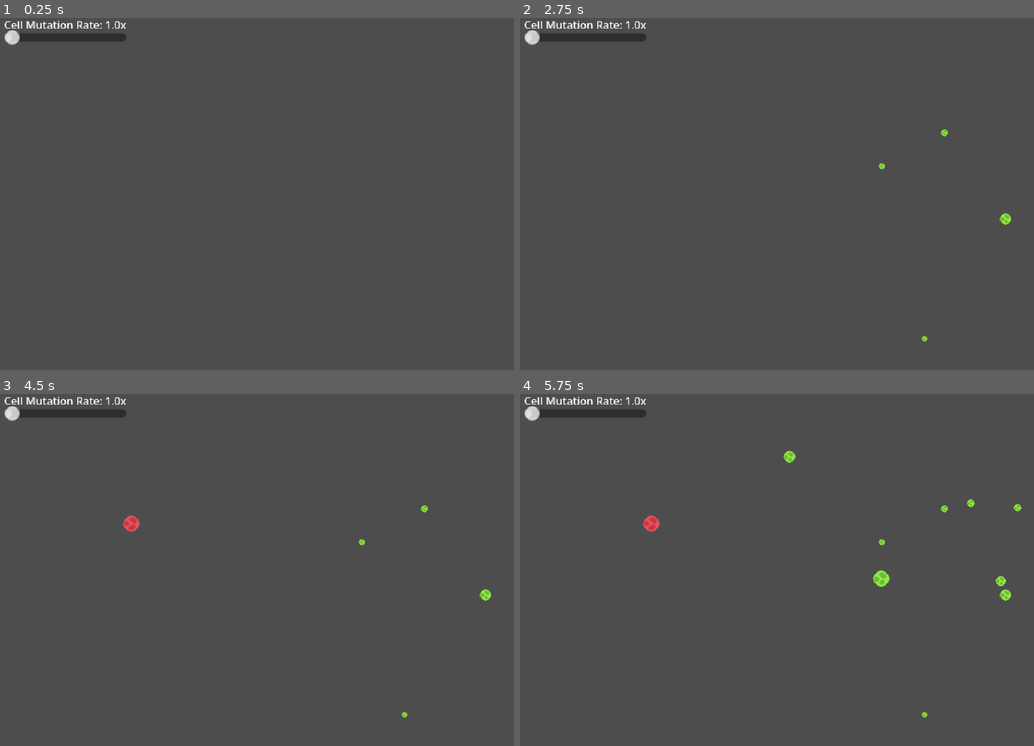
Above: before the commit, frames 1-4 (two rows, left to right).
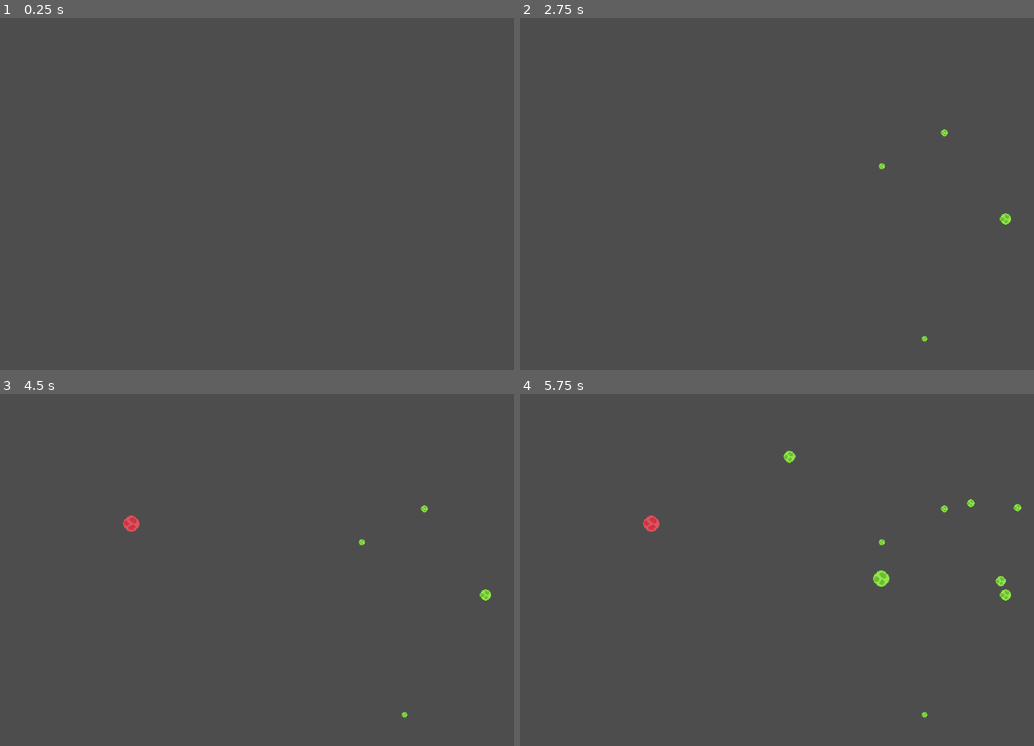
Above: after the commit, the same moments.

Repository: 255-Ping/Cells
Game: Godot game, scene res://Assets/Scenes/main.tscn
Same seed, same stepped clock (60 frames per second), same inputs: the game is played once before the commit and once after it.
Inputs (mouse positions are in pixels of both pictures, inside the frame that each line leads up to):
- Up to frame 1 (0.25 s): no input
- Up to frame 2 (2.75 s): tap Enter at 0.5, 2 s; move the mouse to (992, 183) at 0.52 s; tap S (camera_move_down) at 0.6 s; click (992, 183) at 0.67 s; tap Space at 1.25 s; move the mouse to (715, 222) at 1.27 s; tap A (camera_move_left) at 1.35 s; click (715, 222) at 1.42 s; move the mouse to (915, 120) at 2.02 s; tap D (camera_move_right) at 2.1 s; click (915, 120) at 2.17 s
- Up to frame 3 (4.5 s): move the mouse to (298, 650) at 2.77 s; tap W (camera_move_up) at 2.85 s; click (298, 650) at 2.92 s; tap Space at 3.5 s; move the mouse to (outside the picture) at 3.52 s; click (outside the picture) at 3.6 s; tap Enter at 4.25 s; move the mouse to (133, 524) at 4.27 s; tap M (spawn_meat) at 4.35 s; click (133, 524) at 4.42 s
- Up to frame 4 (5.75 s): tap Space at 5 s; move the mouse to (879, 577) at 5.02 s; tap P (spawn_plant) at 5.1 s; click (879, 577) at 5.17 s

The runs differ from the first frame. In frame 1, 0.8% of the frame differs, in the area x 0-25%, y 0-8%; in frame 2, 0.8%; in frame 3, 0.8%; in frame 4, 0.8%.

Commit message:
Added camera zoom and performance enhancements

Diff:
--- a/Assets/Scenes/camera_controller.tscn
+++ b/Assets/Scenes/camera_controller.tscn
@@ -1,28 +1,11 @@
 [gd_scene format=3 uid="uid://bfbd6u6hy630j"]
 
 [ext_resource type="Script" uid="uid://xglwbirx5d1o" path="res://Assets/Scripts/camera_controller.gd" id="1_wovnw"]
+[ext_resource type="Script" uid="uid://ffyotkhjxr87" path="res://Assets/Scripts/camera_zoom.gd" id="2_gmi20"]
 
 [node name="CameraController" type="Node2D" unique_id=2023753891]
 script = ExtResource("1_wovnw")
 
 [node name="Camera2D" type="Camera2D" parent="." unique_id=1790208769]
 zoom = Vector2(2, 2)
-
-[node name="HSlider" type="HSlider" parent="." unique_id=311266660]
-z_index = 1000
-offset_left = -316.0
-offset_top = -169.0
-offset_right = -197.0
-offset_bottom = -153.0
-max_value = 10.0
-step = 0.1
-
-[node name="Label" type="Label" parent="HSlider" unique_id=1946113210]
-layout_mode = 0
-offset_top = -12.0
-offset_right = 40.0
-offset_bottom = 11.0
-scale = Vector2(0.65, 0.65)
-text = "Cell Mutation Rate: 1.0x"
-
-[connection signal="value_changed" from="HSlider" to="." method="_on_h_slider_value_changed"]
+script = ExtResource("2_gmi20")
--- a/Assets/Scripts/Cell/cell.gd
+++ b/Assets/Scripts/Cell/cell.gd
@@ -152,6 +152,7 @@
 		else:
 			main.summon_meat(global_position, current_scale * 0.6)
 		queue_free()
+		main.current_cells -= 1
 
 #######################
 #UPDATE STATS UI PANEL#
@@ -209,8 +210,8 @@
 func _check_for_birth():
 
 	if current_hunger >= birth_hunger:
-		main.summon_cell(global_position, "born", self)
-		current_hunger -= birth_hunger
+		if main.summon_cell(global_position, "born", self):
+			current_hunger -= birth_hunger
 
 func _grow(delta: float):
 	#Check for max growth
--- a/Assets/Scripts/camera_controller.gd
+++ b/Assets/Scripts/camera_controller.gd
@@ -6,7 +6,6 @@
 
 func _ready() -> void:
 	main = get_parent()
-	$HSlider.value = 1.0
 
 func _process(_delta: float) -> void:
 	_camera_movement()
@@ -14,7 +13,3 @@
 func _camera_movement():
 	var input_dir = Input.get_vector("camera_move_left", "camera_move_right", "camera_move_up", "camera_move_down")
 	global_position += input_dir * camera_speed
-
-func _on_h_slider_value_changed(value: float) -> void:
-	main.cell_mutation_rate = value
-	$HSlider/Label.text = str("Cell Mutation Rate: ", main.cell_mutation_rate, "x")
--- /dev/null
+++ b/Assets/Scripts/camera_zoom.gd
@@ -0,0 +1,18 @@
+extends Camera2D
+
+@export var zoom_speed := 0.1
+@export var min_zoom := 0.5
+@export var max_zoom := 3.0
+
+func _unhandled_input(event: InputEvent) -> void:
+	if event is InputEventMouseButton:
+		if event.pressed:
+			if event.button_index == MOUSE_BUTTON_WHEEL_UP:
+				zoom_camera(1)
+			elif event.button_index == MOUSE_BUTTON_WHEEL_DOWN:
+				zoom_camera(-1)
+
+func zoom_camera(direction: int) -> void:
+	var new_zoom = zoom.x + direction * zoom_speed
+	new_zoom = clamp(new_zoom, min_zoom, max_zoom)
+	zoom = Vector2(new_zoom, new_zoom)
--- a/Assets/Scripts/main.gd
+++ b/Assets/Scripts/main.gd
@@ -19,7 +19,7 @@
 @onready var meat_node = preload("res://Assets/Scenes/meat.tscn")
 
 #Cell Modifying Variables
-var cell_mutation_rate: float = 1.0
+var cell_mutation_rate: float = 5.0
 
 #Plant Summon Variables
 var plant_summon_time: float = 2.5
@@ -45,7 +45,8 @@
 func _check_summon_cell_at_mouse():
 	if !Input.is_action_just_pressed("spawn_random_cell"):
 		return
-	summon_cell(get_global_mouse_position(), "miracle")
+	if summon_cell(get_global_mouse_position(), "miracle"):
+		print("Cell Summoned!")
 
 func _check_summon_plant_at_mouse():
 	if !Input.is_action_just_pressed("spawn_plant"):
@@ -64,7 +65,9 @@
 		if area.get_parent().is_in_group("cell") and area.is_in_group("hitbox"):
 			area.get_parent().stats_panel.visible = !area.get_parent().stats_panel.visible
 
-func summon_cell(pos: Vector2, birth_type: String, parent: Node = null):
+func summon_cell(pos: Vector2, birth_type: String, parent: Node = null) -> bool:
+	if current_cells >= max_cells:
+		return false
 	var instance = cell_node.instantiate()
 	instance.global_position = pos
 	if birth_type == "born" and rng.randf_range(0,1) < 0.25:
@@ -73,6 +76,8 @@
 	if parent:
 		instance.parent = parent
 	add_child(instance)
+	current_cells += 1
+	return true
 
 func summon_plant(pos: Vector2, size: float):
 	var instance = plant_node.instantiate()
